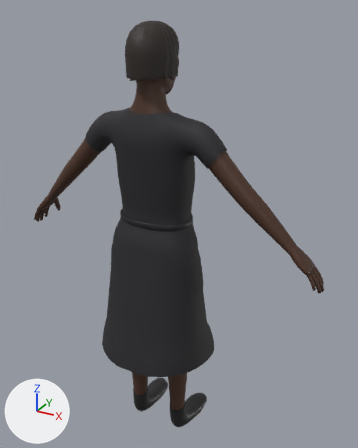
An edit to the glTF model game/assets/characters/char_civilian_sales/char_civilian_sales.glb, drawn before and after from the same camera.
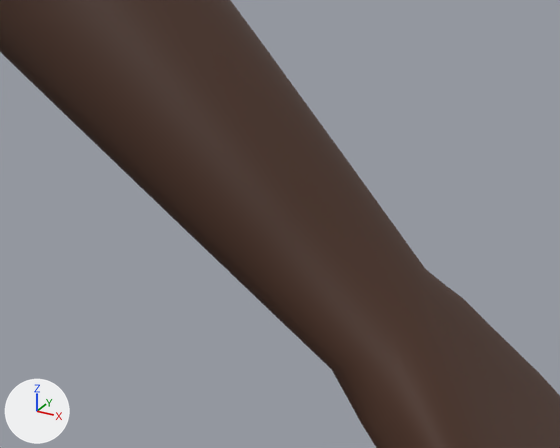
Old and new are each drawn whole from a 50 mm camera at (0.908, -1.475, 1.734) aimed at (0.052, 0.08, 0.957) and again close up from a 50 mm camera at (0.598, -0.182, 1.107) aimed at (0.498, -0.001, 1.016). Lighting does not change. The marker at lower left points along +X, +Y and +Z. The first two pictures are the older version. Vertices at exactly the same position are counted once.

Objects in the first close-up: 'Body'.
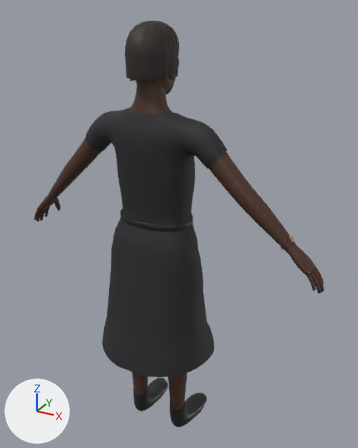
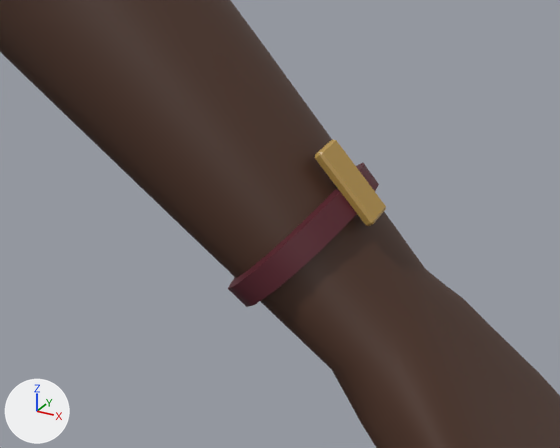
Boxes [x1, y1, x2, y2] around the edits, measured in the close-ups (560 x 448 px):
'Outfit', reshaped (not visible before)
    after: [228, 163, 379, 307]
'Gear', reshaped (not visible before)
    after: [315, 139, 386, 226]

The change, as a diff of the scene's bpy script:
```diff
--- a/game/assets/characters/char_civilian_sales/char_civilian_sales.glb.py
+++ b/game/assets/characters/char_civilian_sales/char_civilian_sales.glb.py
@@ mat_m_char_tie_burgundy @@
+mat_m_char_tie_burgundy = principled_material('M_char_tie_burgundy')
+mat_m_char_tie_burgundy.base_color = (0.102, 0.0137, 0.0242)  # dark red #5a1f2b
+mat_m_char_tie_burgundy.roughness = 0.55
@@ mat_m_char_satin_gold @@
+mat_m_char_satin_gold = principled_material('M_char_satin_gold')
+mat_m_char_satin_gold.base_color = (0.479, 0.301, 0.0762)  # orange #b8954e
+mat_m_char_satin_gold.roughness = 0.35
@@ me_gear @@
 # used by ob_gear; location = (0.0, 0.0, 0.0)
-me_gear.from_pydata(...)  # 96 vertices, 184 faces; spans x -0.013..0.109, y 0.082..0.106, z 0.999..1.262
+me_gear.from_pydata(...)  # 120 vertices, 228 faces; spans x -0.013..0.528, y -0.004..0.106, z 0.999..1.262
+# me_gear part 1: a new loose piece of 24 vertices spanning x 0.511..0.528, y -0.004..0.008, z 1.021..1.043, in mat_m_char_satin_gold (orange #b8954e)
 me_gear.materials.append(mat_m_brass)
+me_gear.materials.append(mat_m_char_satin_gold)  # orange #b8954e
@@ me_outfit @@
 # used by ob_outfit; location = (0.0, 0.0, 0.0)
-me_outfit.from_pydata(...)  # 4354 vertices, 8436 faces; spans x -0.279..0.279, y -0.226..0.218, z 0.0..1.414
+me_outfit.from_pydata(...)  # 4454 vertices, 8596 faces; spans x -0.279..0.523, y -0.226..0.218, z 0.0..1.414
+# me_outfit part 2: a new loose piece of 100 vertices spanning x 0.485..0.523, y -0.026..0.035, z 0.993..1.032, in mat_m_char_tie_burgundy (dark red #5a1f2b)
 me_outfit.materials.append(mat_m_char_dress_black)
@@ me_outfit @@
 me_outfit.materials.append(mat_m_rubber_black)
+me_outfit.materials.append(mat_m_char_tie_burgundy)  # dark red #5a1f2b
```
